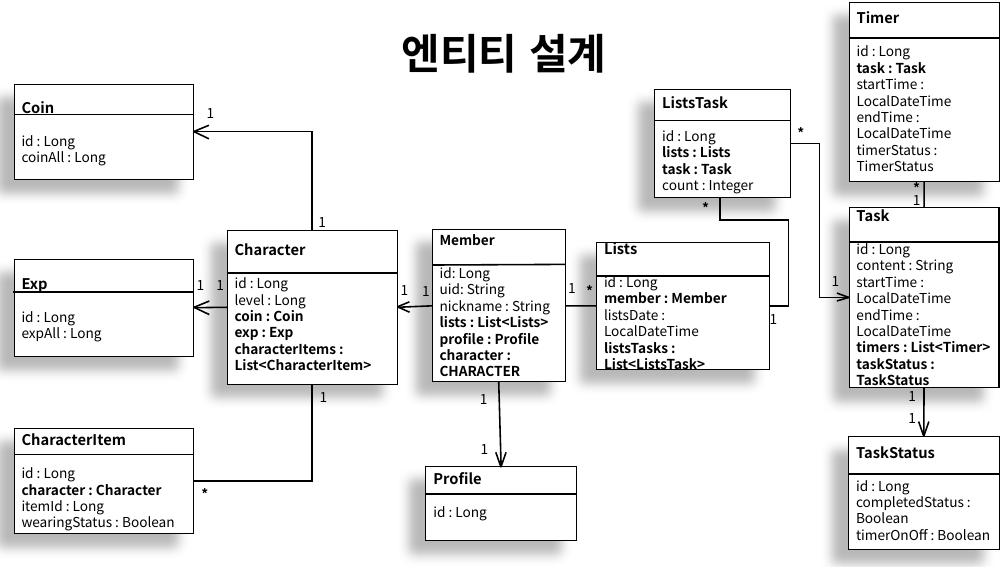
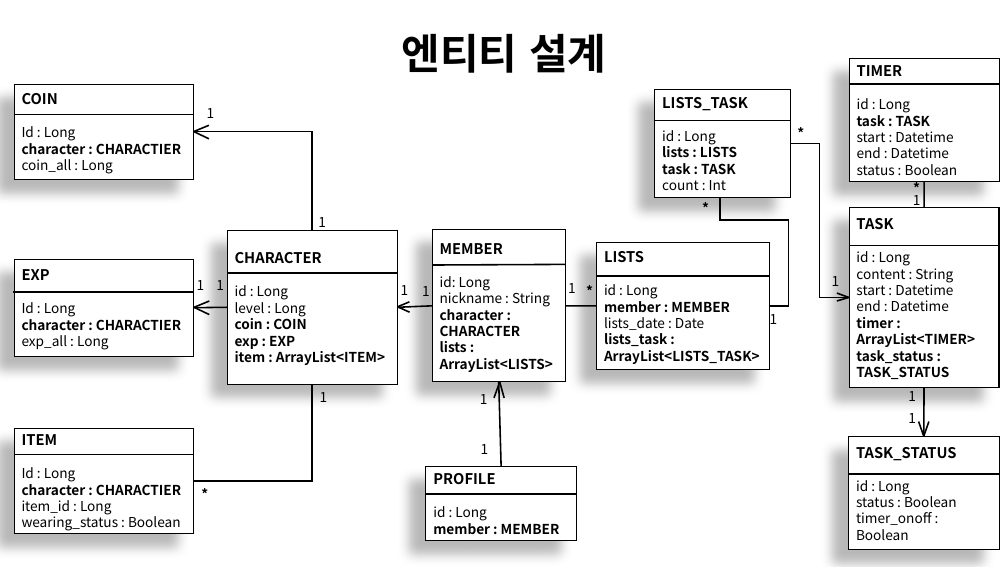
Before and after one commit to LvUpPlanner/LePl_Spring, a slide deck: slide 8 of LePl_Server.pptx. Drawn at 1008x567 pixels with LibreOffice and Linux fonts; fonts in the diff are those of the drawing. Boxes give left, top, right and bottom in pixels: in the first picture for what was removed or moved away, otherwise in the second. Text is boxed around its words. In the diff, an @@ line names an element or a change of style, - is before the commit and + after.

```diff
--- a/LePl_Server.pptx
+++ b/LePl_Server.pptx
@@ text in rectangle at bbox=[857, 11, 900, 23]: text changed @@
-Timer
+TIMER
@@ rectangle "TIMER": place and size @@
-rectangle "TIMER" at bbox=[849, 2, 999, 182]
+rectangle "TIMER" at bbox=[849, 58, 999, 181]
@@ line moved from (849, 38) - (1000, 38) to (849, 84) - (1000, 84) @@
@@ text in rectangle at bbox=[22, 93, 181, 174]: text changed; bold on @@
-Coin
-id : Long
-coinAll : Long
+COIN
+Id : Long
+character : CHARACTIER
+coin_all : Long
@@ text in rectangle at bbox=[662, 97, 748, 111]: text changed @@
-ListsTask
+LISTS_TASK
@@ text in rectangle at bbox=[857, 112, 958, 175]: text changed @@
-task : Task
-startTime : LocalDateTime
-endTime : LocalDateTime
-timerStatus : TimerStatus
+task : TASK
+start : Datetime
+end : Datetime
+status : Boolean
@@ text in rectangle at bbox=[662, 144, 737, 190]: text changed @@
-lists : Lists
-task : Task
-count : Integer
+lists : LISTS
+task : TASK
+count : Int
@@ text in rectangle at bbox=[856, 218, 893, 229]: text changed @@
-Task
+TASK
@@ text in rectangle at bbox=[235, 252, 322, 263]: text changed @@
-Character
+CHARACTER
@@ text in rectangle at bbox=[440, 243, 503, 254]: text changed; size 13 to 14 pt @@
-Member
+MEMBER
@@ text in rectangle at bbox=[604, 251, 644, 262]: text changed @@
-Lists
+LISTS
@@ line moved from (850, 242) - (1000, 242) to (850, 246) - (1000, 246) @@
@@ text in rectangle at bbox=[440, 281, 505, 298]: paragraph removed @@
-uid: String
@@ text in rectangle at bbox=[604, 298, 760, 364]: text changed @@
-member : Member
-listsDate : LocalDateTime
-listsTasks : List<ListsTask>
+member : MEMBER
+lists_date : Date
+lists_task : ArrayList<LISTS_TASK>
@@ text in rectangle at bbox=[856, 282, 975, 379]: text changed; bold on @@
-startTime : LocalDateTime
-endTime : LocalDateTime
-timers : List<Timer>
-taskStatus : TaskStatus
+start : Datetime
+end : Datetime
+timer : ArrayList<TIMER>
+task_status : TASK_STATUS
@@ text in rectangle at bbox=[22, 302, 181, 350]: text changed; bold on @@
-Exp
-id : Long
-expAll : Long
+EXP
+Id : Long
+character : CHARACTIER
+exp_all : Long
@@ text in rectangle at bbox=[235, 316, 385, 365]: text changed @@
-coin : Coin
-exp : Exp
-characterItems : List<CharacterItem>
+coin : COIN
+exp : EXP
+item : ArrayList<ITEM>
@@ text in rectangle at bbox=[440, 314, 548, 347]: paragraphs removed @@
-lists : List<Lists>
-profile : Profile
@@ text in rectangle at bbox=[440, 341, 553, 372]: paragraph added @@
+lists : ArrayList<LISTS>
@@ line moved from (496, 452) - (501, 467) to (495, 398) - (500, 382) @@
@@ line moved from (501, 467) - (506, 452) to (500, 382) - (504, 398) @@
@@ text in rectangle at bbox=[22, 434, 181, 531]: text changed @@
-CharacterItem
-id : Long
-character : Character
-itemId : Long
-wearingStatus : Boolean
+ITEM
+Id : Long
+character : CHARACTIER
+item_id : Long
+wearing_status : Boolean
@@ text in rectangle at bbox=[856, 447, 957, 461]: text changed @@
-TaskStatus
+TASK_STATUS
@@ text in rectangle at bbox=[433, 473, 495, 484]: text changed @@
-Profile
+PROFILE
@@ text in rectangle at bbox=[856, 494, 957, 540]: text changed @@
-completedStatus : Boolean
-timerOnOff : Boolean
+status : Boolean
+timer_onoff : Boolean
@@ text in rectangle at bbox=[433, 520, 560, 534]: paragraph added @@
+member : MEMBER
```
Also in this commit, not shown: 3 other slides changed, 53 other files.
